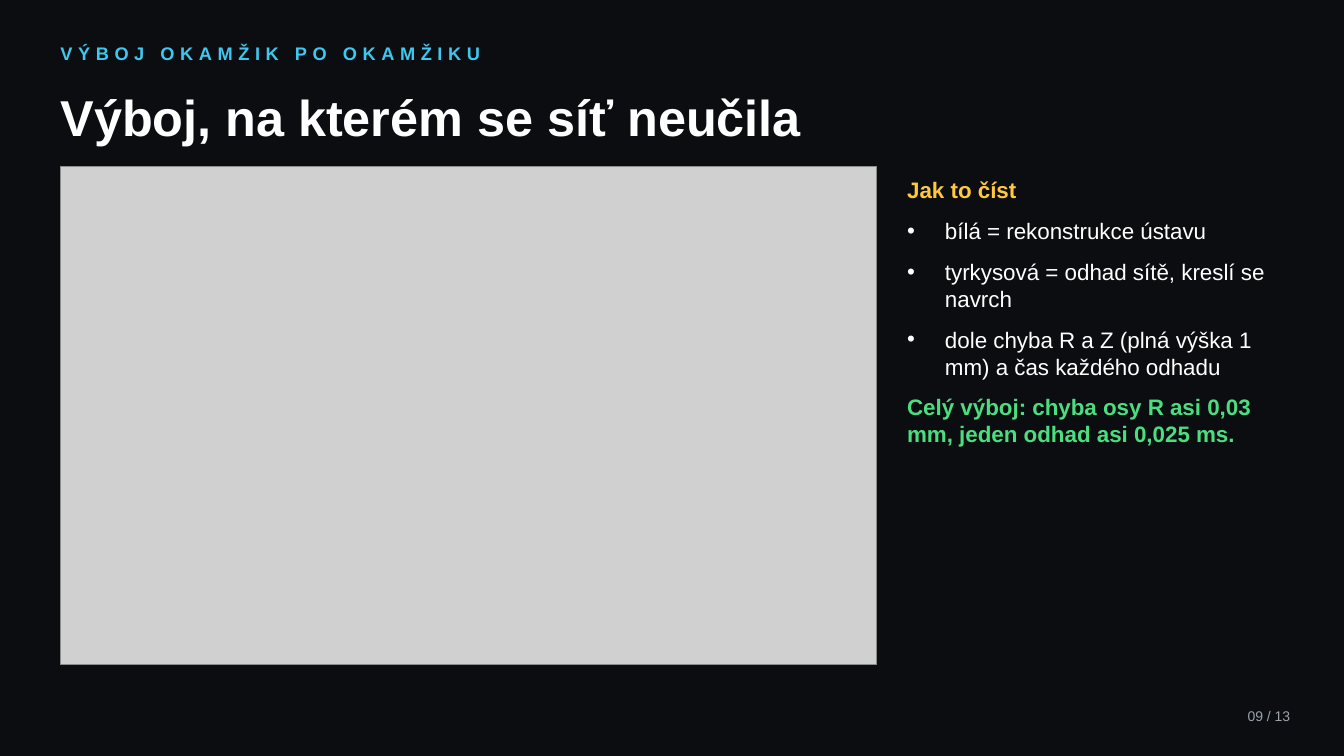
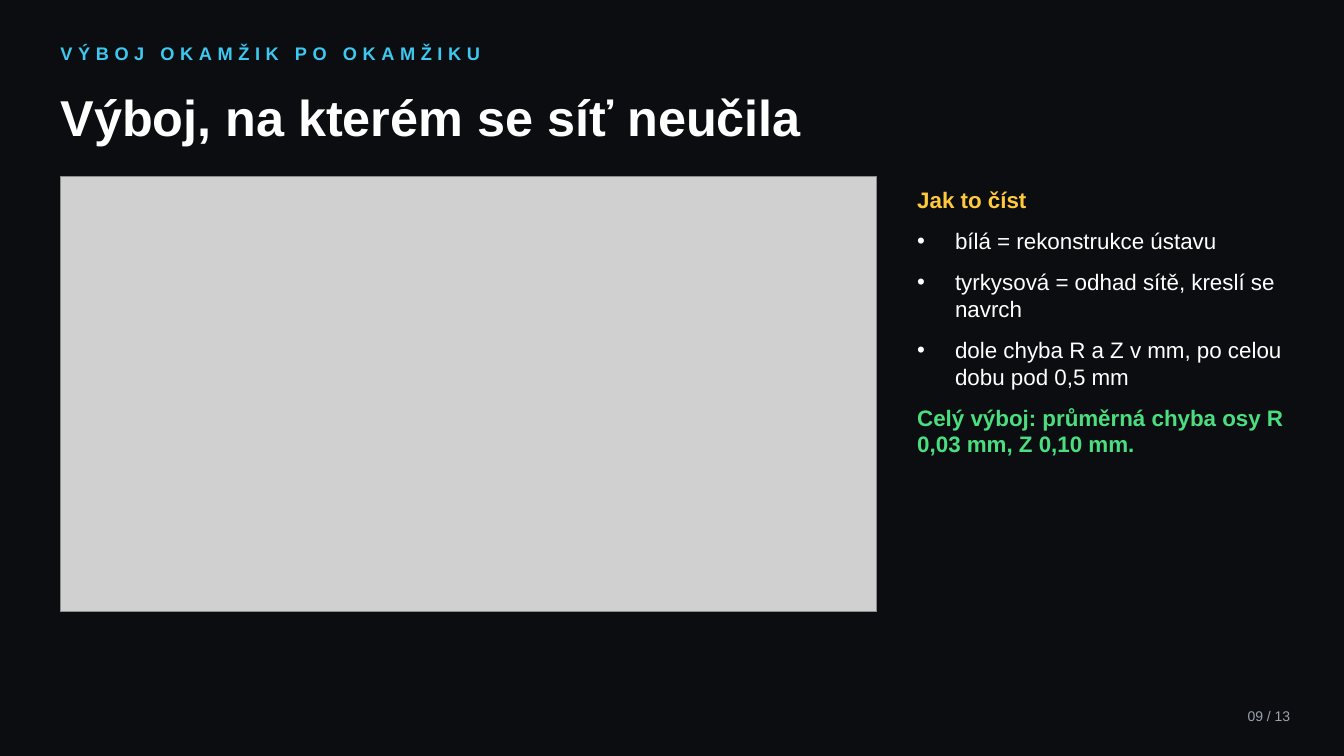
Before and after one commit to mschiller890/hackathon, a slide deck: slide 9 of slides.pptx. Drawn at 1344x756 pixels with LibreOffice and Linux fonts; fonts in the diff are those of the drawing; grey boxes stand for pictures. Boxes give left, top, right and bottom in pixels: in the first picture for what was removed or moved away, otherwise in the second. Text is boxed around its words. In the diff, an @@ line names an element or a change of style, - is before the commit and + after.

```diff
--- a/slides.pptx
+++ b/slides.pptx
@@ picture: place and size @@
-picture at [60, 166, 877, 664]
+picture at [60, 176, 877, 612]
@@ text "Jak to číst": place and size @@
-text "Jak to číst" at [907, 181, 1265, 447]
+text "Jak to číst" at [917, 191, 1283, 456]
@@ text at [917, 341, 1283, 456]: text changed @@
-• dole chyba R a Z (plná výška 1 mm) a čas každého odhadu
-Celý výboj: chyba osy R asi 0,03 mm, jeden odhad asi 0,025 ms.
+• dole chyba R a Z v mm, po celou dobu pod 0,5 mm
+Celý výboj: průměrná chyba osy R 0,03 mm, Z 0,10 mm.
```
Also in this commit, not shown: 2 other slides changed, 1 other file.
